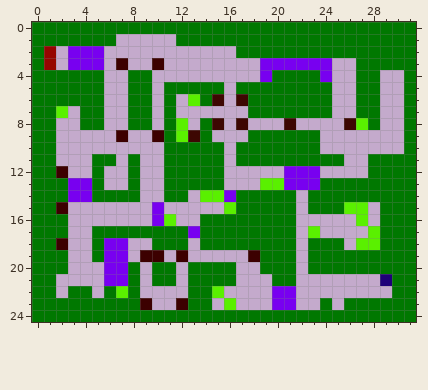
A pixel-art sprite gets an edit: Code/TeamTopdown/TeamTopdown/sprites/map4c.png. Above, as it was before the edit.
The file is 32x25 pixels. Colours within 5 levels of each other are drawn and written as one.
And afterwards:
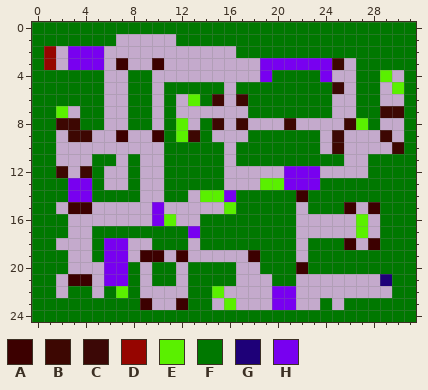
Palette (. is transparent): A #3c0000  B #3c0600fd  C #3c0806  D #960500  E #5af000  F #007800  G #1e0078  H #7800f0
Change:
@@ x 0..31 @@
  2 FD.HHH...........FFFFFFFFFFFFFFF
- 3 FD.HHH.A..A........HHHHHH..FFFFF
- 4 FFFFFF..FF.........HFFFFH..FF..F
- 5 FFFFFF..FF.FFFFF.FFFFFFFF..FF..F
+ 3 FD.HHH.A..A........HHHHHHB.FFFFF
+ 4 FFFFFF..FF.........HFFFFH..FFE.F
+ 5 FFFFFF..FF.FFFFF.FFFFFFFFC.FF.EF
  6 FFFFFF..FF.F.EFB.BFFFFFFF..FF..F
- 7 FFE.FF..FF.F......FFFFFFF..FF..F
- 8 FF..FF..FF.FE.FB.B...B....BEF..F
- 9 FF.....A..AFEBF...FFFFFF.......F
-10 FF.........FFFFF.FFFFFFF.......F
+ 7 FFE.FF..FF.F......FFFFFFF..FFBBF
+ 8 FFBBFF..FF.FE.FB.B...B....BEF..F
+ 9 FF.BB..A..AFEBF...FFFFFF.C...B.F
+10 FF.........FFFFF.FFFFFFF.B....BF
 11 FF...FF.F..FFFFF.FFFFFFFFF..FFFF
-12 FFA..F..F..FFFFF.....HHH....FFFF
+12 FFB.BF..F..FFFFF.....HHH....FFFF
 13 FFFHHF..F..FFFFF...EEHHHFFFFFFFF
-14 FFFHHFFFF..FF.EEHFFFFF.FFFFFFFFF
-15 FFA.......H.....EFFFFF.FFFEE.FFF
+14 FFFHHFFFF..FF.EEHFFFFFAFFFFFFFFF
+15 FF.AA.....H.....EFFFFF.FFFA.AFFF
 16 FFF.......HE..FFFFFFFF.....E.FFF
-17 FFF..FFFFFFFFHFFFFFFFF.E....EFFF
-18 FFA..FHH..FFF.FFFFFFFF.FFF.EEFFF
+17 FFF..FFFFFFFFHFFFFFFFF.....E.FFF
+18 FF...FHH..FFF.FFFFFFFF.FFFA.AFFF
 19 FFF..FHH.AA.A.....AFFF.FFFFFFFFF
-20 FFF...HHF.FF.FFFF..FFF.FFFFFFFFF
-21 FF....HHF.FF.FFFF...FF.......GFF
+20 FFF...HHF.FF.FFFF..FFFAFFFFFFFFF
+21 FF.AA.HHF.FF.FFFF...FF.......GFF
 22 FF.FF.FEF....FFE....HH........FF
Where, in picture pixels (left, top, right, bottom), the same in both pictures:
changed: (296, 58, 404, 274)
changed: (56, 118, 92, 286)
